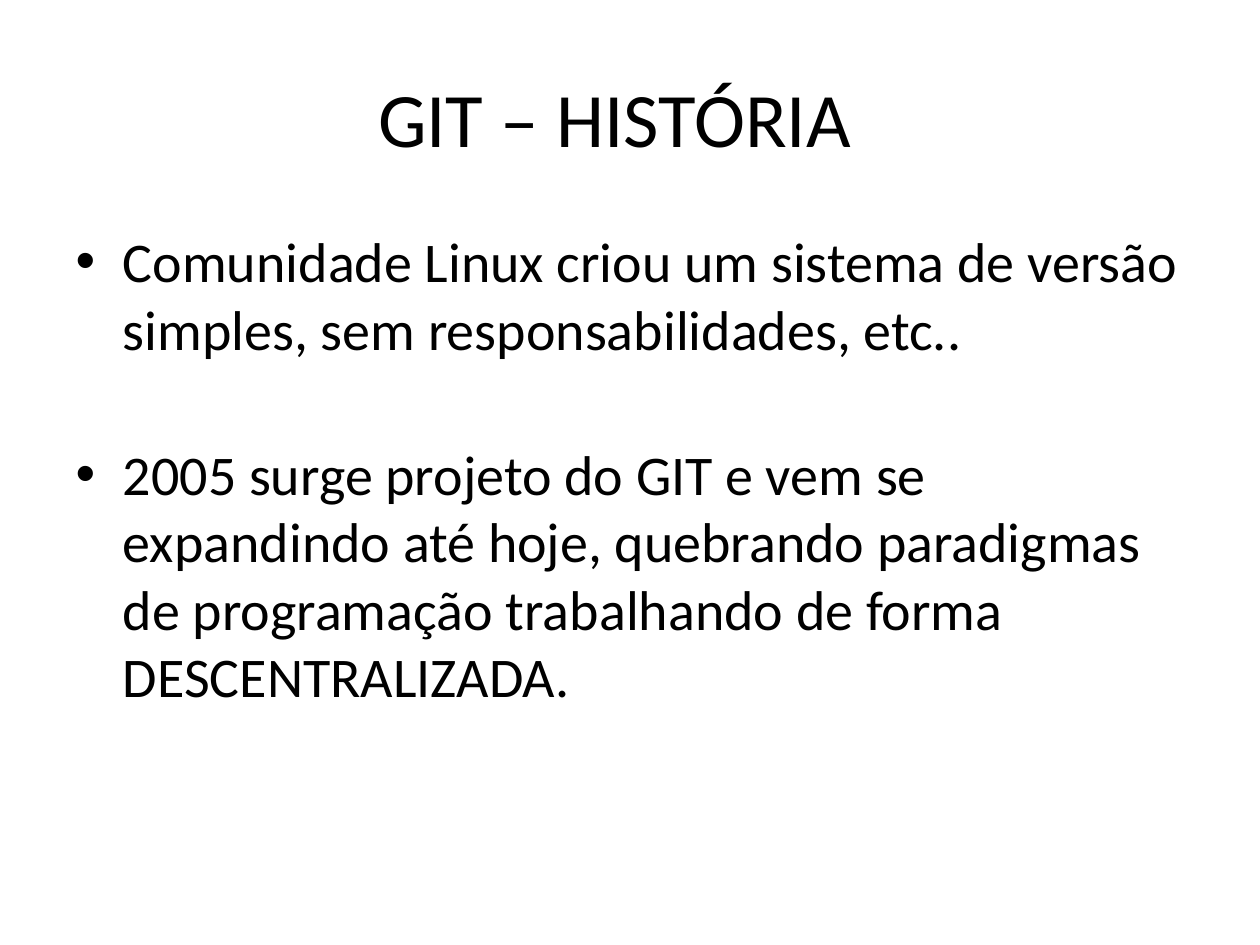
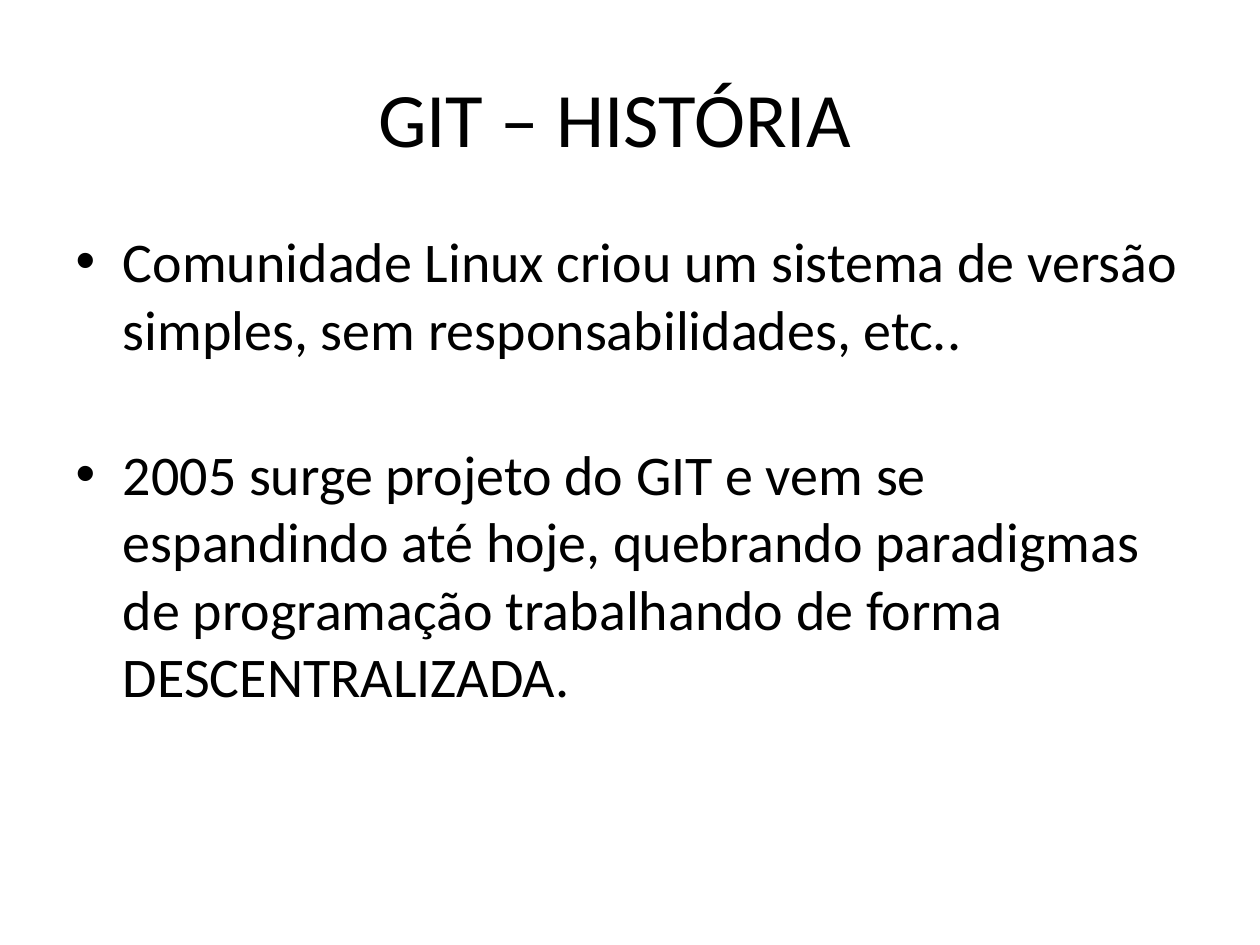
Before and after one commit to feliperoecker/tei, a slide deck: slide 4 of GIT.pptx (slide 5 before the commit). Drawn at 1260x945 pixels with LibreOffice and Linux fonts; fonts in the diff are those of the drawing. Boxes give left, top, right and bottom in pixels: in the first picture for what was removed or moved away, otherwise in the second. Text is boxed around its words. In the diff, an @@ line names an element or a change of style, - is before the commit and + after.

```diff
--- a/GIT.pptx
+++ b/GIT.pptx
@@ text at [123, 456, 1138, 698]: text changed @@
-• 2005 surge projeto do GIT e vem se expandindo até hoje, quebrando paradigmas de programação trabalhando de forma DESCENTRALIZADA.
+• 2005 surge projeto do GIT e vem se espandindo até hoje, quebrando paradigmas de programação trabalhando de forma DESCENTRALIZADA.
```
Also in this commit, not shown: 3 other slides changed, 3 slides removed.
